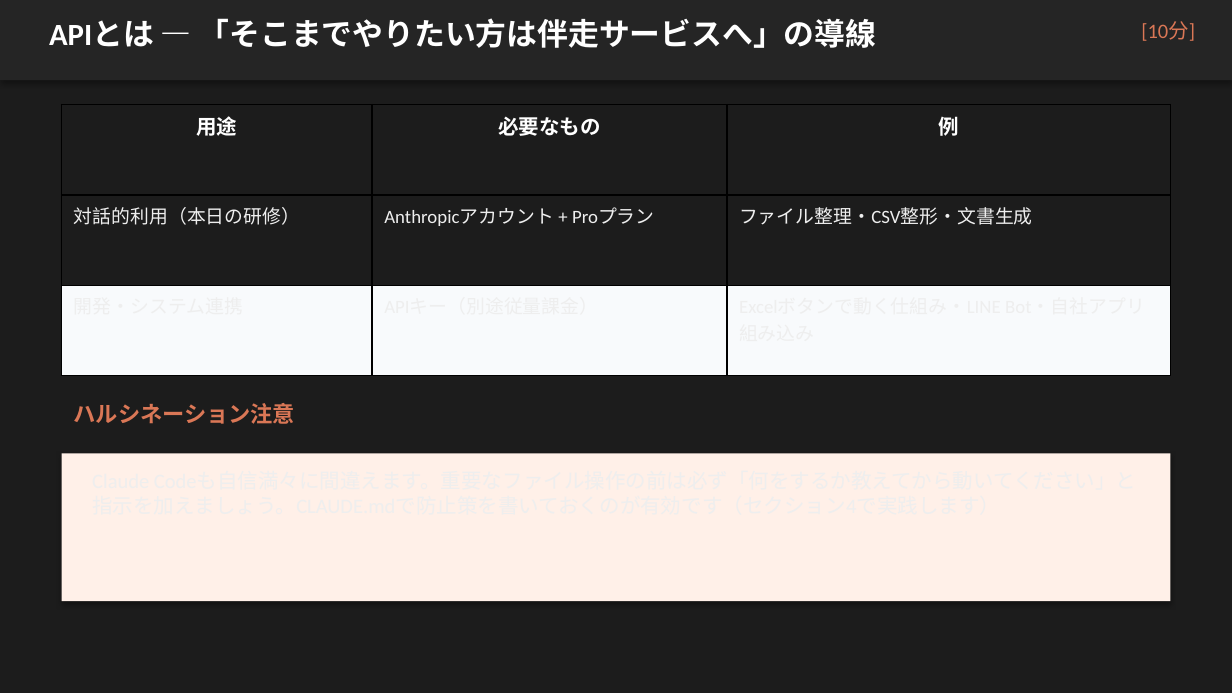
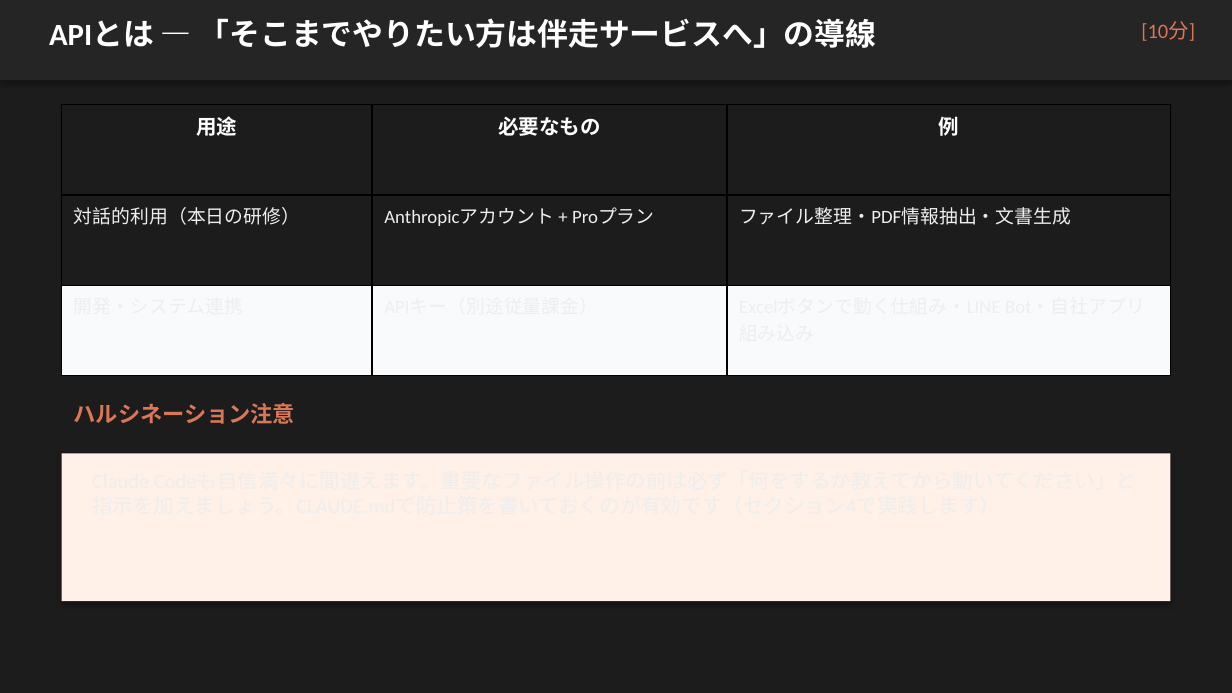
Before and after one commit to zatune-gif/kurashi-no-dodai-log, a slide deck: slide 7 of 00-01_han-ai/training-materials/course05_jissen_claude_code.pptx. Drawn at 1232x693 pixels with LibreOffice and Linux fonts; fonts in the diff are those of the drawing. Boxes give left, top, right and bottom in pixels: in the first picture for what was removed or moved away, otherwise in the second. Text is boxed around its words. In the diff, an @@ line names an element or a change of style, - is before the commit and + after.

```diff
--- a/00-01_han-ai/training-materials/course05_jissen_claude_code.pptx
+++ b/00-01_han-ai/training-materials/course05_jissen_claude_code.pptx
@@ table at (62,105,1170,376) @@
-row 2, column 3: ファイル整理・CSV整形・文書生成
+row 2, column 3: ファイル整理・PDF情報抽出・文書生成
```
Also in this commit, not shown: 5 other slides changed, 7 other files.
